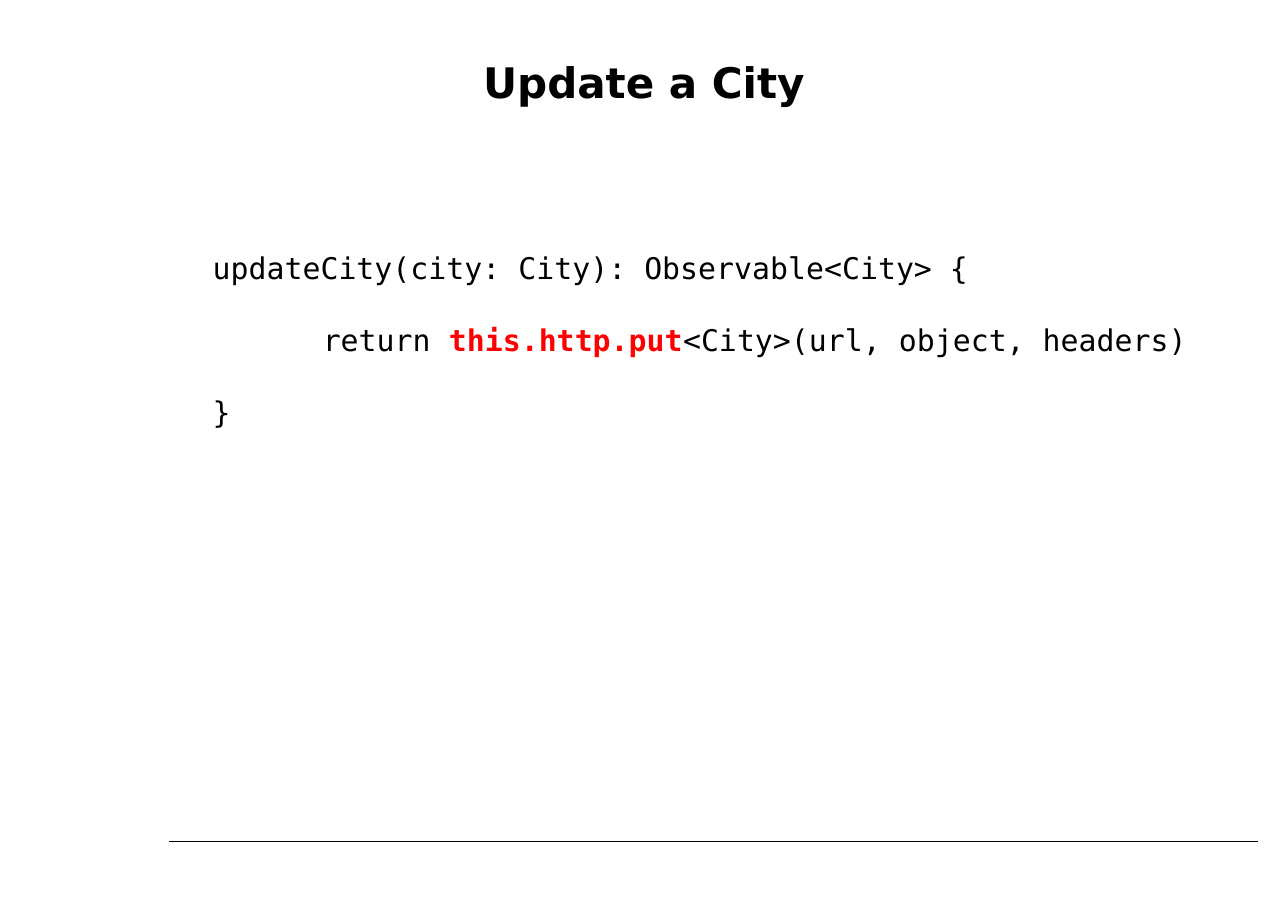
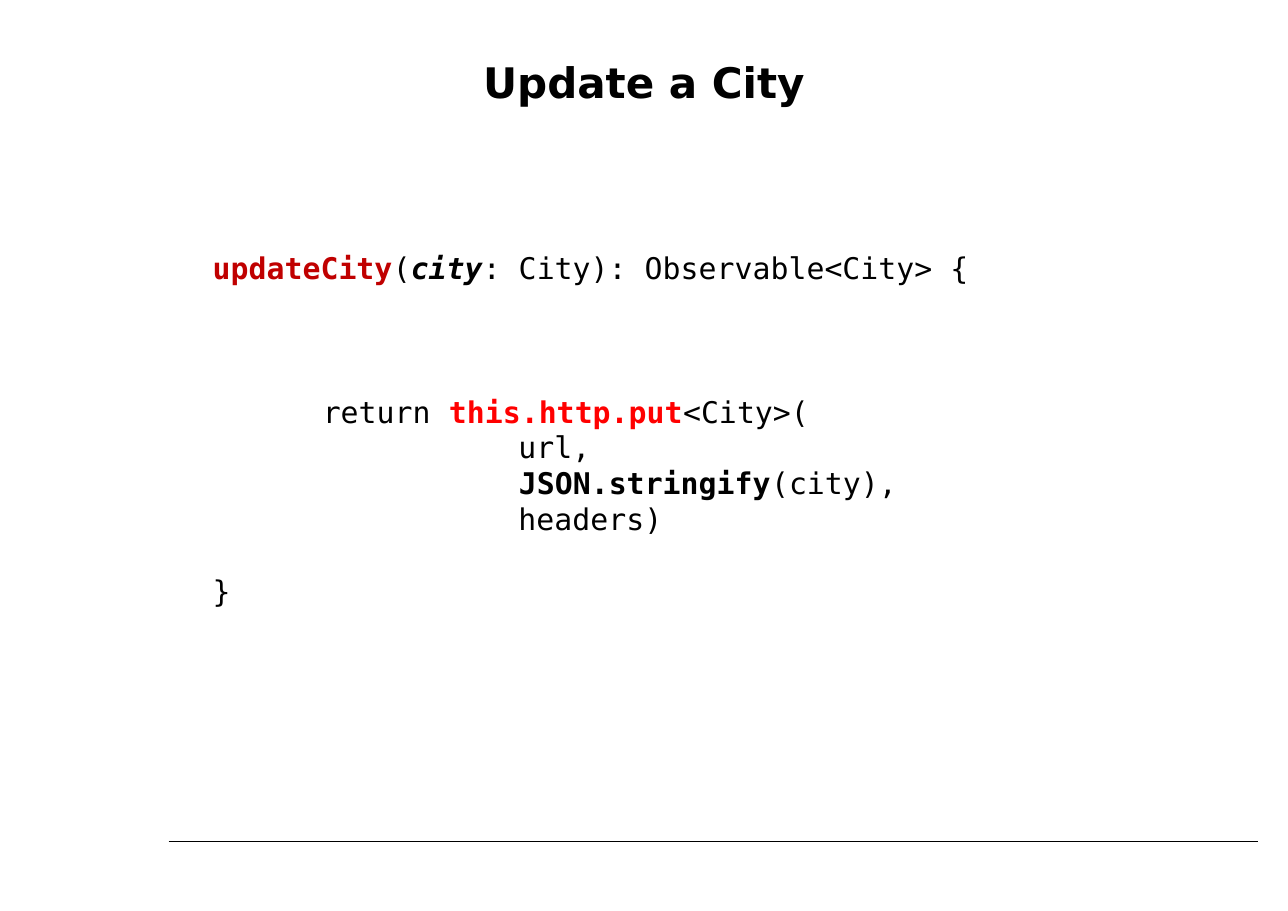
Before and after one commit to petereijgermans11/workshop-angular7, a slide deck: slide 39 of PPT/03- Angular Service.pptx (slide 40 before the commit). Drawn at 1288x911 pixels with LibreOffice and Linux fonts; fonts in the diff are those of the drawing. Boxes give left, top, right and bottom in pixels: in the first picture for what was removed or moved away, otherwise in the second. Text is boxed around its words. In the diff, an @@ line names an element or a change of style, - is before the commit and + after.

```diff
--- a/PPT/03- Angular Service.pptx
+++ b/PPT/03- Angular Service.pptx
@@ text at [213,255,933,286]: text colour #000000 to #C00000, bold on, italic on in "updateCity(city:" @@
@@ text at [323,398,897,534]: text changed @@
-return this.http.put<City>(url, object, headers)
+return this.http.put<City>(
+url,
+JSON.stringify(city),
+headers)
```
Also in this commit, not shown: 8 other slides changed, 1 slide removed, 6 other files.
